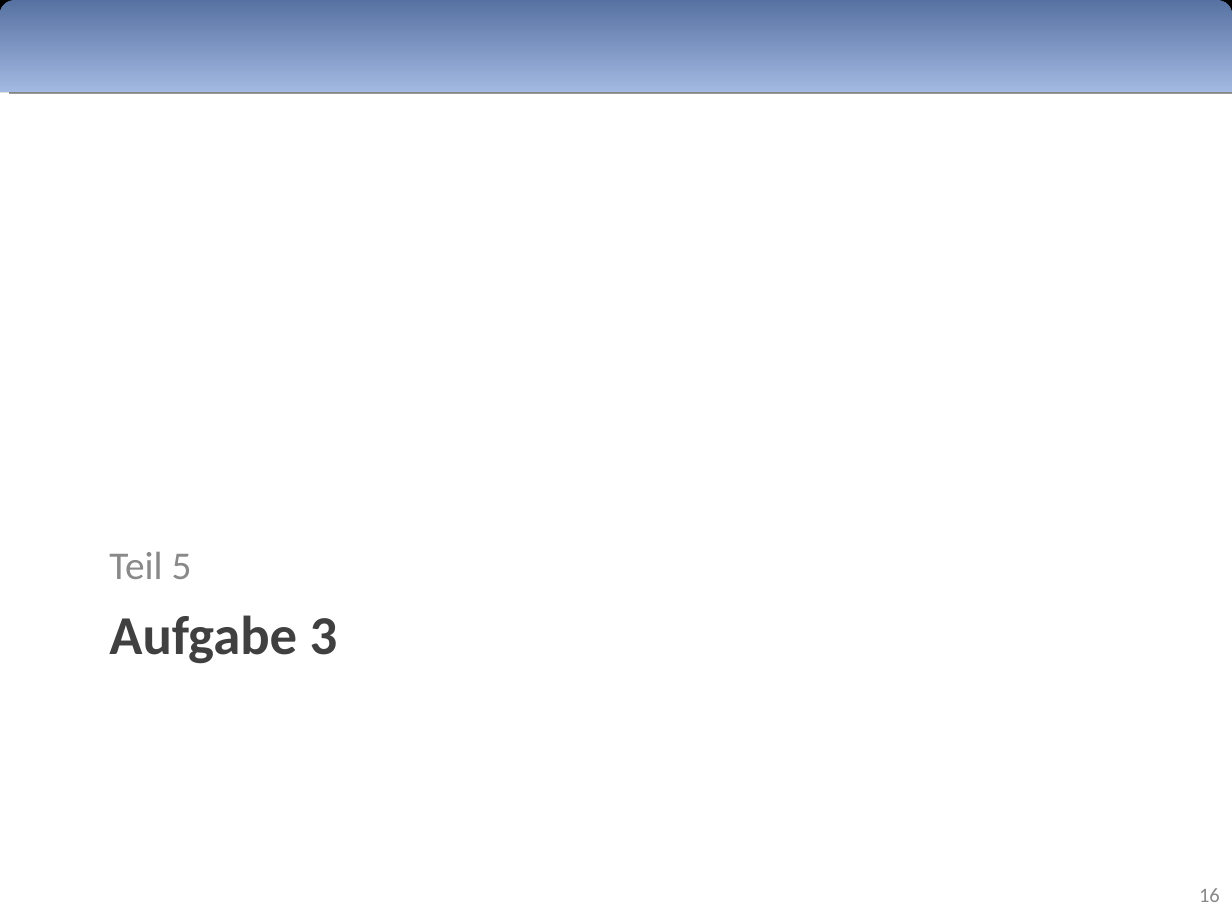
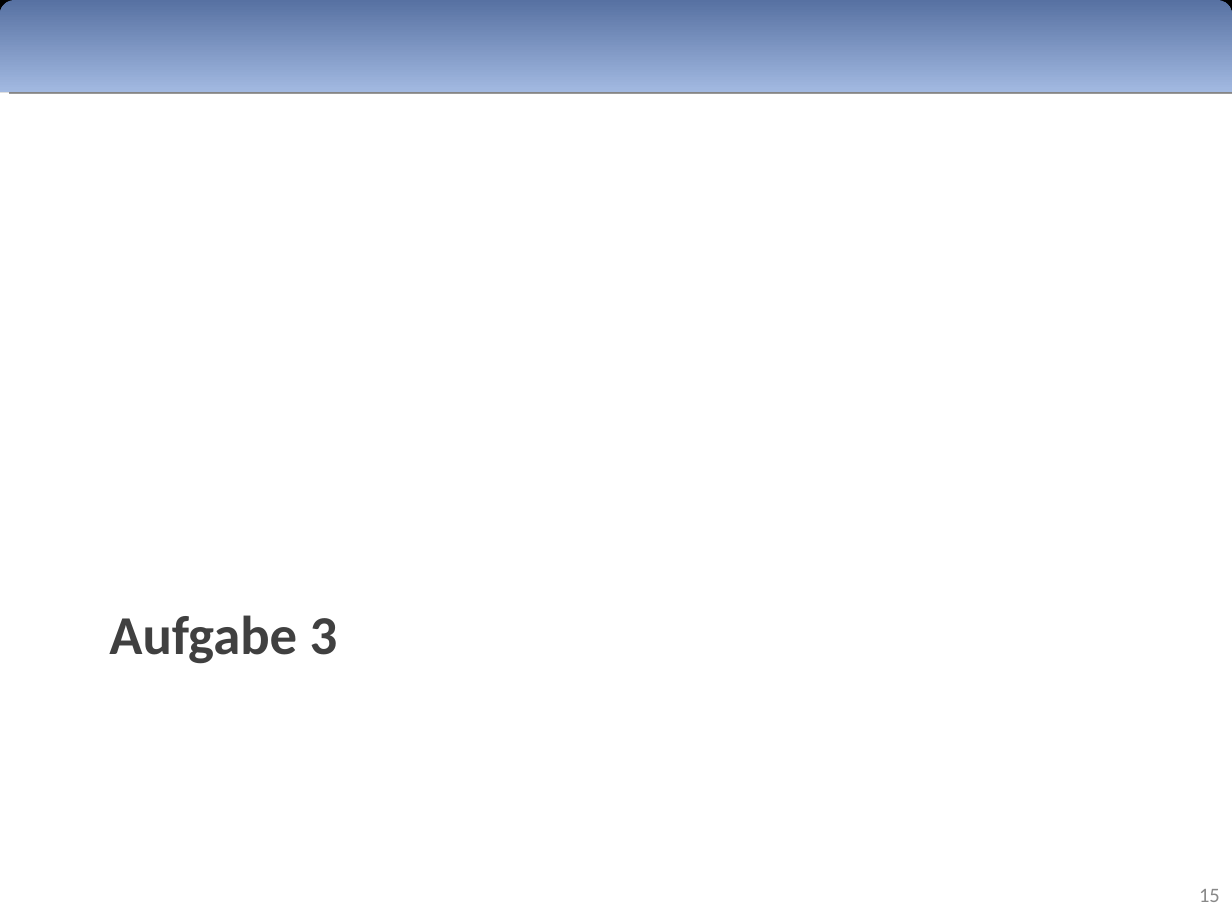
Before and after one commit to Rajikarubijua/bushumappu, a slide deck: slide 15 of presentation/zwischenpräsentation.odp (slide 16 before the commit). Drawn at 1232x924 pixels with LibreOffice and Linux fonts; fonts in the diff are those of the drawing. Boxes give left, top, right and bottom in pixels: in the first picture for what was removed or moved away, otherwise in the second. Text is boxed around its words. In the diff, an @@ line names an element or a change of style, - is before the commit and + after.

```diff
--- a/presentation/zwischenpräsentation.odp
+++ b/presentation/zwischenpräsentation.odp
@@ text removed at <box>109,552,192,579</box> @@
-Teil 5
@@ page number at <box>1199,889,1220,902</box>: text changed @@
-16
+15
```
Also in this commit, not shown: 2 other slides changed, 1 slide added, 2 slides removed.
